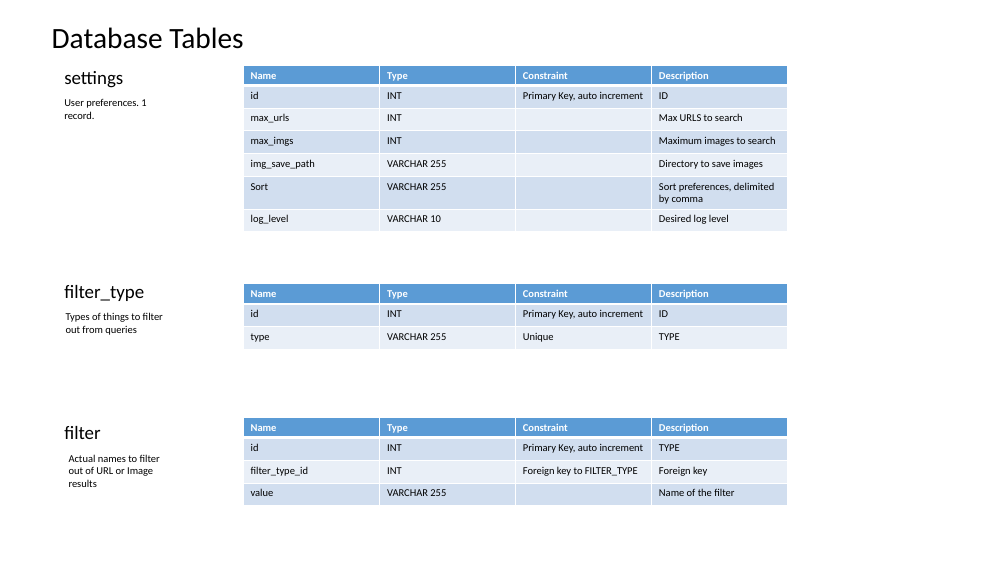
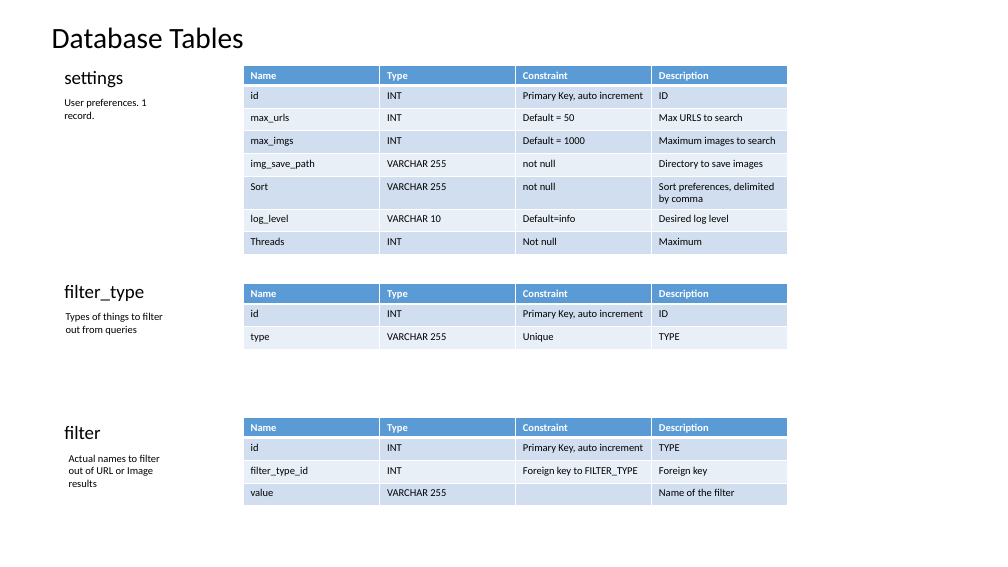
Before and after one commit to datim/squid, a slide deck: slide 14 of docs/design.pptx. Drawn at 1008x567 pixels with LibreOffice and Linux fonts; fonts in the diff are those of the drawing. Boxes give left, top, right and bottom in pixels: in the first picture for what was removed or moved away, otherwise in the second. Text is boxed around its words. In the diff, an @@ line names an element or a change of style, - is before the commit and + after.

```diff
--- a/docs/design.pptx
+++ b/docs/design.pptx
@@ table at (243,65,789,265) @@
-row 3: max_urls | INT |  | Max URLS to search
-row 4: max_imgs | INT |  | Maximum images to search
-row 5: img_save_path | VARCHAR 255 |  | Directory to save images
-row 6: Sort | VARCHAR 255 |  | Sort preferences, delimited by comma
-row 7: log_level | VARCHAR 10 |  | Desired log level
+row 3: max_urls | INT | Default = 50 | Max URLS to search
+row 4: max_imgs | INT | Default = 1000 | Maximum images to search
+row 5: img_save_path | VARCHAR 255 | not null | Directory to save images
+row 6: Sort | VARCHAR 255 | not null | Sort preferences, delimited by comma
+row 7: log_level | VARCHAR 10 | Default=info | Desired log level
+row 8: Threads | INT | Not null | Maximum
```
Also in this commit, not shown: 25 other files.
